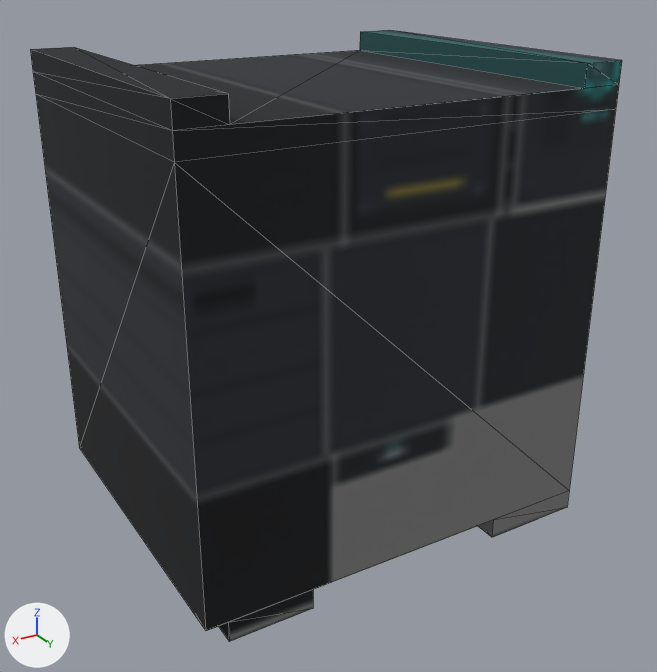
The OBJ model neon-caster/models/safe.obj: old version first, new version second.
The view is the same before and after, from a 50 mm camera at (0.453, 0.787, 0.578) aimed at (-0.003, 0.028, 0.198). Arrows for +X, +Y and +Z are at lower left; the lights stay in place. The picture after the commit comes second. Mesh edges are drawn as thin lines. Where no turn or scale is listed for an object, it has been applied to the vertices. Vertices at exactly the same position are counted once.

Objects in the first picture: 'safe'.
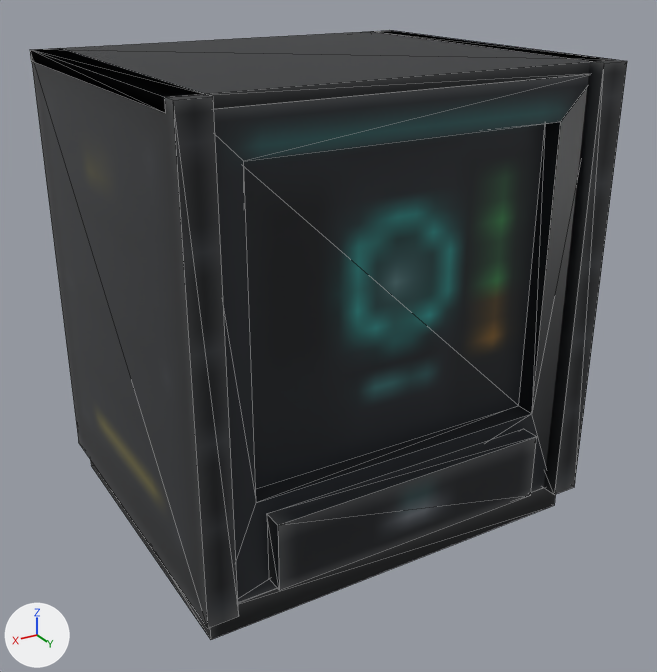
Scene script edits in JSON lines:
```json
{"op": "add", "block": "mat_safe_custom_00570250", "code": ["mat_safe_custom_00570250 = bpy.data.materials.new('safe_custom_00570250')", "# uses the picture img_safe_tex_png"]}
{"block": "me_safe", "where": "# used by ob_safe; location = (0.0, 0.0, 0.0)"}
{"op": "remove", "block": "me_safe", "code": "me_safe.from_pydata(...)  # 40 vertices, 60 faces; spans x -0.219..0.218, y -0.186..0.186, z 0.0..0.481"}
{"op": "remove", "block": "me_safe", "code": "me_safe.materials.append(mat_safe)  # picture img_safe_tex_png"}
{"op": "add", "block": "me_safe", "code": "me_safe.from_pydata(...)  # 56 vertices, 88 faces; spans x -0.219..0.219, y -0.186..0.196, z 0.0..0.481"}
{"block": "me_safe", "change": "me_safe part 1: a new loose piece, a box spanning x -0.21..0.21, y -0.175..0.175, z 0.0..0.03, in mat_safe_custom_00570250"}
{"block": "me_safe", "change": "me_safe part 2: a new loose piece, a box spanning x 0.189..0.219, y -0.184..0.192, z 0.03..0.481, in mat_safe_custom_00570250"}
{"block": "me_safe", "change": "me_safe part 3: a new loose piece, a box spanning x -0.219..-0.189, y -0.184..0.192, z 0.03..0.481, in mat_safe_custom_00570250"}
{"block": "me_safe", "change": "me_safe part 4: a new loose piece, a box spanning x -0.15..0.15, y 0.176..0.196, z 0.045..0.115, in mat_safe_custom_00570250"}
{"block": "me_safe", "change": "me_safe part 5: a new loose piece of 16 vertices spanning x -0.2..0.2, y -0.186..0.176, z 0.03..0.47, in mat_safe_custom_00570250"}
{"block": "me_safe", "change": "me_safe part 6"}
{"block": "me_safe", "change": "39 vertices are removed from x -0.219..0.218, y -0.186..0.186, z 0.0..0.481"}
{"block": "me_safe", "change": "60 faces are deleted"}
{"block": "me_safe", "change": "7 vertices are added at x -0.219..0.219, y -0.186..0.176, z 0.47..0.481"}
{"block": "me_safe", "change": "12 new faces join them"}
{"op": "add", "block": "me_safe", "code": "me_safe.materials.append(mat_safe_custom_00570250)"}
```

Boxes (x1, y1, x2, y2) around the edits, measured in the pictures (657 x 672 px):
```json
{"object": "safe", "change": "reshaped", "before": [30, 30, 622, 642], "after": [30, 30, 627, 640]}
{"part": 1, "of": "me_safe", "change": "added", "after": [90, 460, 556, 640]}
{"part": 2, "of": "me_safe", "change": "added", "after": [30, 48, 239, 628]}
{"part": 3, "of": "me_safe", "change": "added", "after": [372, 30, 627, 495]}
{"part": 4, "of": "me_safe", "change": "added", "after": [267, 429, 537, 590]}
{"part": 5, "of": "me_safe", "change": "added", "after": [214, 74, 589, 603]}
{"part": 6, "of": "me_safe", "change": "reshaped", "before": [30, 30, 622, 642], "after": [30, 30, 613, 113]}
```
